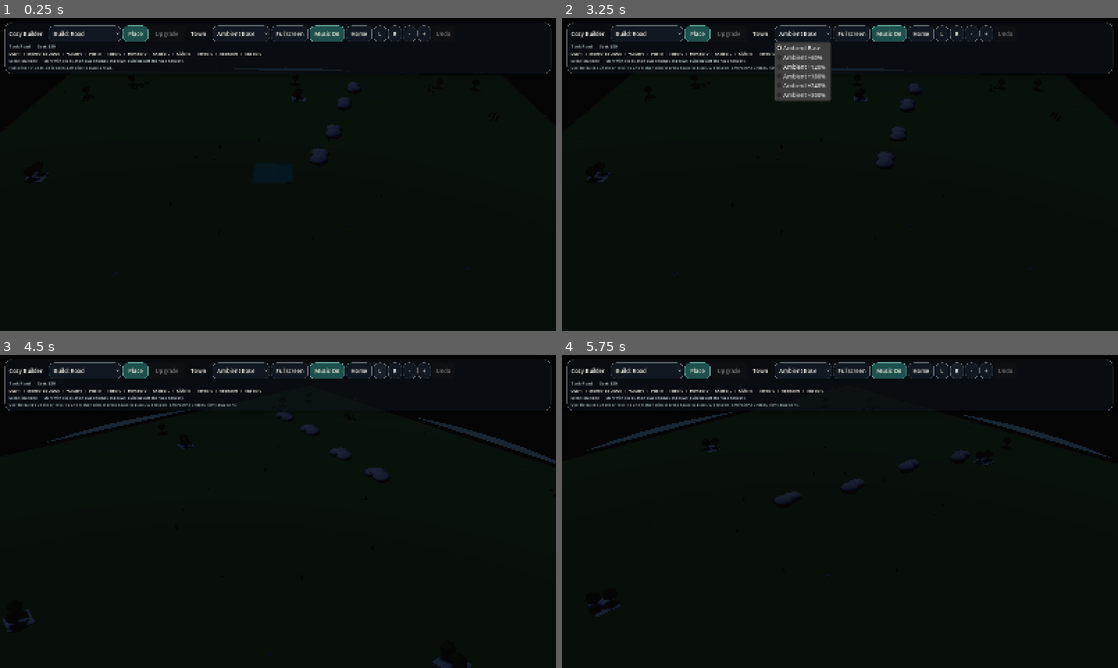
Above: before the commit, frames 1-4 (two rows, left to right).
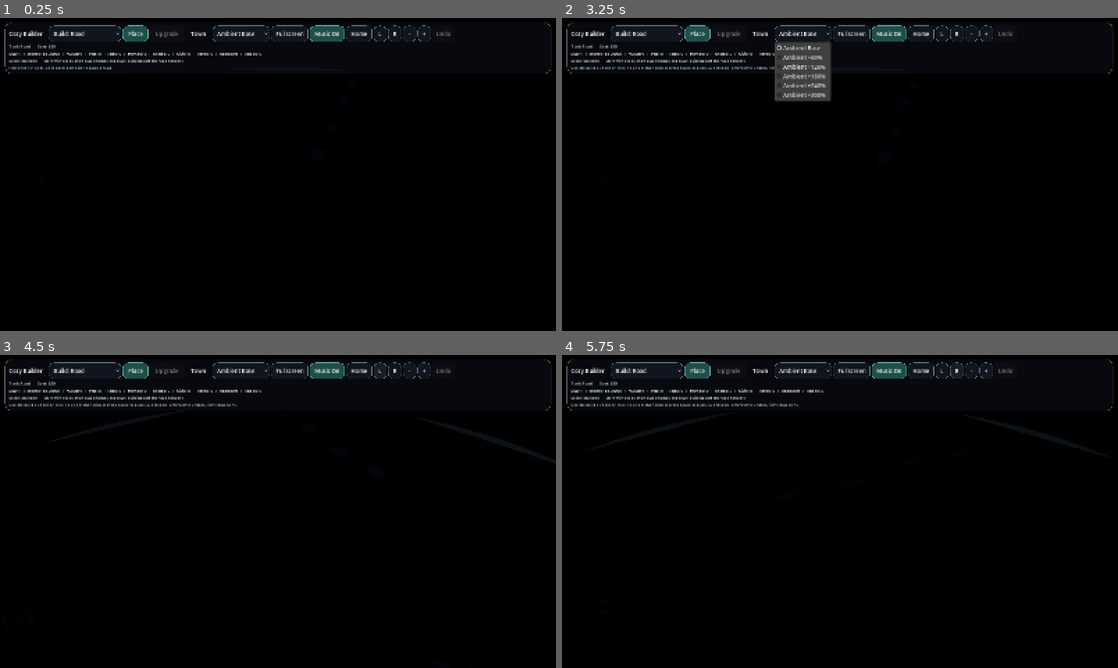
Above: after the commit, the same moments.

Repository: johnswaffles/my-backend-api
Game: Godot game, scene res://scenes/main_scene.tscn
Two runs of this game, one before a commit and one after it. Both use one fixed random seed, a clock stepped at 60 frames per second and the inputs below.
Inputs:
- Up to frame 1 (0.25 s): no input
- Up to frame 2 (3.25 s): click "Build: Road" at 0.5 s; click "Place" at 1.25 s; click "Town" at 2 s; click "Ambient Base" at 2.75 s
- Up to frame 3 (4.5 s): click "Home" at 3.5 s; click "L" at 4.25 s
- Up to frame 4 (5.75 s): click "R" at 5 s

The runs differ from the first frame. In frame 1, 0.8% of the frame differs, in the area x 4-99%, y 20-83%; in frame 2, 0.4%; in frame 3, 1.1%, in the area x 0-100%, y 17-100%; in frame 4, 1.1%.

Commit message:
Rebuild cozy night lighting around clear dark night

Diff:
--- a/cozy-builder-godot/scenes/Main.tscn
+++ b/cozy-builder-godot/scenes/Main.tscn
@@ -3,12 +3,12 @@
 [ext_resource type="Script" path="res://scripts/main.gd" id="1"]
 
 [sub_resource type="ProceduralSkyMaterial" id="1"]
-sky_top_color = Color(0.427451, 0.533333, 0.698039, 1)
-sky_horizon_color = Color(0.988235, 0.839216, 0.67451, 1)
-ground_bottom_color = Color(0.168627, 0.14902, 0.12549, 1)
-ground_horizon_color = Color(0.494118, 0.443137, 0.317647, 1)
-sun_angle_max = 11.0
-sun_curve = 0.22
+sky_top_color = Color(0.0196078, 0.027451, 0.0431373, 1)
+sky_horizon_color = Color(0.0509804, 0.0588235, 0.0784314, 1)
+ground_bottom_color = Color(0.00784314, 0.0117647, 0.0196078, 1)
+ground_horizon_color = Color(0.027451, 0.0313726, 0.0431373, 1)
+sun_angle_max = 6.0
+sun_curve = 0.12
 
 [sub_resource type="Sky" id="2"]
 sky_material = SubResource("1")
@@ -17,21 +17,21 @@
 background_mode = 2
 sky = SubResource("2")
 ambient_light_source = 3
-ambient_light_color = Color(0.878431, 0.780392, 0.643137, 1)
-ambient_light_energy = 0.3
+ambient_light_color = Color(0.133333, 0.156863, 0.196078, 1)
+ambient_light_energy = 0.012
 reflected_light_source = 1
 tonemap_mode = 2
 glow_enabled = true
-glow_bloom = 0.02
-glow_intensity = 0.04
-fog_enabled = true
-fog_light_color = Color(0.952941, 0.760784, 0.556863, 1)
-fog_light_energy = 0.06
-fog_density = 0.0024
+glow_bloom = 0.0
+glow_intensity = 0.0
+fog_enabled = false
+fog_light_color = Color(0.0901961, 0.109804, 0.141176, 1)
+fog_light_energy = 0.0
+fog_density = 0.0
 adjustment_enabled = true
-adjustment_brightness = 0.9
-adjustment_contrast = 1.12
-adjustment_saturation = 1.05
+adjustment_brightness = 0.72
+adjustment_contrast = 1.0
+adjustment_saturation = 0.96
 
 [node name="Main" type="Node3D"]
 script = ExtResource("1")
@@ -41,14 +41,14 @@
 
 [node name="Sun" type="DirectionalLight3D" parent="."]
 rotation_degrees = Vector3(-52, 20, 0)
-light_color = Color(1, 0.815686, 0.584314, 1)
-light_energy = 1.16
+light_color = Color(0.572549, 0.666667, 0.823529, 1)
+light_energy = 0.018
 shadow_enabled = true
 
 [node name="FillLight" type="DirectionalLight3D" parent="."]
 rotation_degrees = Vector3(-18, -124, 0)
-light_color = Color(0.356863, 0.45098, 0.603922, 1)
-light_energy = 0.12
+light_color = Color(0.172549, 0.2, 0.313726, 1)
+light_energy = 0.004
 shadow_enabled = false
 
 [node name="GridRoot" type="Node3D" parent="."]
--- a/cozy-builder-godot/scenes/lighting_controller.tscn
+++ b/cozy-builder-godot/scenes/lighting_controller.tscn
@@ -3,12 +3,12 @@
 [ext_resource type="Script" path="res://scripts/lighting_controller.gd" id="1"]
 
 [sub_resource type="ProceduralSkyMaterial" id="1"]
-sky_top_color = Color(0.0235294, 0.0313726, 0.0588235, 1)
-sky_horizon_color = Color(0.164706, 0.117647, 0.137255, 1)
-ground_bottom_color = Color(0.0117647, 0.0156863, 0.027451, 1)
-ground_horizon_color = Color(0.0588235, 0.0509804, 0.0823529, 1)
-sun_angle_max = 8.0
-sun_curve = 0.14
+sky_top_color = Color(0.0196078, 0.027451, 0.0431373, 1)
+sky_horizon_color = Color(0.0509804, 0.0588235, 0.0784314, 1)
+ground_bottom_color = Color(0.00784314, 0.0117647, 0.0196078, 1)
+ground_horizon_color = Color(0.027451, 0.0313726, 0.0431373, 1)
+sun_angle_max = 6.0
+sun_curve = 0.12
 
 [sub_resource type="Sky" id="2"]
 sky_material = SubResource("1")
@@ -17,21 +17,21 @@
 background_mode = 2
 sky = SubResource("2")
 ambient_light_source = 3
-ambient_light_color = Color(0.0745098, 0.0862745, 0.117647, 1)
-ambient_light_energy = 0.024
+ambient_light_color = Color(0.133333, 0.156863, 0.196078, 1)
+ambient_light_energy = 0.012
 reflected_light_source = 1
 tonemap_mode = 2
 glow_enabled = true
 glow_bloom = 0.0
 glow_intensity = 0.0
 fog_enabled = false
-fog_light_color = Color(0.282353, 0.223529, 0.231373, 1)
+fog_light_color = Color(0.0901961, 0.109804, 0.141176, 1)
 fog_light_energy = 0.0
 fog_density = 0.0
 adjustment_enabled = true
-adjustment_brightness = 0.86
-adjustment_contrast = 0.95
-adjustment_saturation = 0.98
+adjustment_brightness = 0.72
+adjustment_contrast = 1.0
+adjustment_saturation = 0.96
 
 [node name="LightingController" type="Node3D"]
 script = ExtResource("1")
@@ -41,8 +41,8 @@
 
 [node name="Sun" type="DirectionalLight3D" parent="."]
 rotation_degrees = Vector3(-68, -32, 0)
-light_color = Color(0.560784, 0.65098, 0.839216, 1)
-light_energy = 0.05
+light_color = Color(0.572549, 0.666667, 0.823529, 1)
+light_energy = 0.018
 shadow_enabled = true
 directional_shadow_mode = 2
 directional_shadow_max_distance = 180.0
@@ -53,6 +53,6 @@
 
 [node name="FillLight" type="DirectionalLight3D" parent="."]
 rotation_degrees = Vector3(-18, 136, 0)
-light_color = Color(0.235294, 0.313726, 0.505882, 1)
-light_energy = 0.005
+light_color = Color(0.172549, 0.2, 0.313726, 1)
+light_energy = 0.004
 shadow_enabled = false
--- a/cozy-builder-godot/scripts/building_system.gd
+++ b/cozy-builder-godot/scripts/building_system.gd
@@ -3107,32 +3107,32 @@
 	var sky_horizon: Color = Color(0.06, 0.06, 0.08).lerp(Color(0.12, 0.1, 0.09), town_strength * 0.12)
 	if world_environment and world_environment.environment:
 		var env: Environment = world_environment.environment
-		env.background_mode = Environment.BG_COLOR
-		env.background_color = sky_top.lerp(sky_horizon, 0.24)
-		env.ambient_light_color = sky_top.lerp(Color(0.72, 0.7, 0.68), 0.05)
-		env.ambient_light_energy = (0.048 + town_strength * 0.018) * _ambient_light_scale
+		env.background_mode = Environment.BG_SKY
+		env.background_color = sky_top.lerp(sky_horizon, 0.05)
+		env.ambient_light_color = sky_top.lerp(Color(0.2, 0.24, 0.3), 0.04)
+		env.ambient_light_energy = (0.012 + town_strength * 0.002) * _ambient_light_scale
 		env.fog_enabled = false
 		env.fog_density = 0.0
-		env.glow_bloom = 0.005 + town_strength * 0.005
-		env.glow_intensity = 0.01 + town_strength * 0.01
+		env.glow_bloom = 0.0
+		env.glow_intensity = 0.0
 		env.adjustment_enabled = true
-		env.adjustment_brightness = 1.0 + maxf(0.0, _ambient_light_scale - 1.0) * 0.45
-		env.adjustment_contrast = 0.98 + night_strength * 0.015
-		env.adjustment_saturation = 1.04
+		env.adjustment_brightness = 0.72 + maxf(0.0, _ambient_light_scale - 1.0) * 0.16
+		env.adjustment_contrast = 1.0 + night_strength * 0.02
+		env.adjustment_saturation = 0.96
 	if sun:
-		sun.light_color = Color(0.55, 0.63, 0.82).lerp(Color(0.82, 0.74, 0.66), town_strength * 0.2)
-		sun.light_energy = 0.16 + town_strength * 0.06
+		sun.light_color = Color(0.58, 0.66, 0.82).lerp(Color(0.68, 0.66, 0.7), town_strength * 0.04)
+		sun.light_energy = 0.018 + town_strength * 0.004
 		sun.rotation_degrees = Vector3(-62.0, -30.0, 0.0)
-		sun.shadow_blur = 1.0
+		sun.shadow_blur = 1.05
 	if fill_light:
-		fill_light.light_color = Color(0.26, 0.34, 0.54).lerp(Color(0.8, 0.75, 0.7), town_strength * 0.1)
-		fill_light.light_energy = 0.02 + town_strength * 0.01
+		fill_light.light_color = Color(0.17, 0.2, 0.31).lerp(Color(0.35, 0.34, 0.36), town_strength * 0.03)
+		fill_light.light_energy = 0.004 + town_strength * 0.001
 
 	for band in _window_bands:
 		if is_instance_valid(band):
 			var material := band.material_override as StandardMaterial3D
 			if material:
-				material.emission_energy_multiplier = 0.14 + town_strength * 0.05 + night_strength * 0.03
+				material.emission_energy_multiplier = 0.1 + town_strength * 0.03 + night_strength * 0.08
 
 
 func _spawn_road_tile(world_position: Vector3, preview: bool) -> Node3D:
--- a/cozy-builder-godot/scripts/lighting_controller.gd
+++ b/cozy-builder-godot/scripts/lighting_controller.gd
@@ -9,33 +9,33 @@
 	var cycle := fmod(float(day - 1) + simulation_clock / 7.5, 6.0) / 6.0
 	var moon_wave := sin(cycle * TAU)
 	var town_strength: float = clampf(town_light_level, 0.0, 1.0)
-	var night_strength: float = clampf(1.0 - town_strength * 0.04 + moon_wave * 0.008, 0.4, 1.0)
-	var sky_top: Color = Color(0.045, 0.05, 0.065).lerp(Color(0.05, 0.055, 0.07), town_strength * 0.05)
-	var sky_horizon: Color = Color(0.05, 0.05, 0.06).lerp(Color(0.08, 0.07, 0.065), town_strength * 0.04)
+	var night_strength: float = clampf(1.0 - town_strength * 0.02 + moon_wave * 0.004, 0.55, 1.0)
+	var sky_top: Color = Color(0.018, 0.024, 0.039).lerp(Color(0.028, 0.034, 0.052), town_strength * 0.03)
+	var sky_horizon: Color = Color(0.02, 0.026, 0.042).lerp(Color(0.05, 0.055, 0.07), town_strength * 0.02)
 	if world_environment and world_environment.environment:
 		var env: Environment = world_environment.environment
 		env.background_mode = Environment.BG_SKY
-		env.background_color = sky_top.lerp(sky_horizon, 0.08)
-		env.ambient_light_color = sky_top.lerp(Color(0.56, 0.56, 0.56), 0.02)
-		env.ambient_light_energy = (0.024 + town_strength * 0.006) * ambient_light_scale
+		env.background_color = sky_top.lerp(sky_horizon, 0.05)
+		env.ambient_light_color = sky_top.lerp(Color(0.2, 0.24, 0.3), 0.04)
+		env.ambient_light_energy = (0.012 + town_strength * 0.002) * ambient_light_scale
 		env.fog_enabled = false
 		env.fog_density = 0.0
 		env.glow_bloom = 0.0
 		env.glow_intensity = 0.0
 		env.adjustment_enabled = true
-		env.adjustment_brightness = 0.86 + maxf(0.0, ambient_light_scale - 1.0) * 0.45
-		env.adjustment_contrast = 0.95 + night_strength * 0.01
-		env.adjustment_saturation = 0.98
+		env.adjustment_brightness = 0.72 + maxf(0.0, ambient_light_scale - 1.0) * 0.16
+		env.adjustment_contrast = 1.0 + night_strength * 0.02
+		env.adjustment_saturation = 0.96
 	if sun:
-		sun.light_color = Color(0.55, 0.63, 0.82).lerp(Color(0.7, 0.66, 0.64), town_strength * 0.08)
-		sun.light_energy = 0.05 + town_strength * 0.01
+		sun.light_color = Color(0.58, 0.66, 0.82).lerp(Color(0.68, 0.66, 0.7), town_strength * 0.04)
+		sun.light_energy = 0.018 + town_strength * 0.004
 		sun.rotation_degrees = Vector3(-62.0, -30.0, 0.0)
-		sun.shadow_blur = 1.0
+		sun.shadow_blur = 1.05
 	if fill_light:
-		fill_light.light_color = Color(0.26, 0.34, 0.54).lerp(Color(0.6, 0.58, 0.56), town_strength * 0.05)
-		fill_light.light_energy = 0.005 + town_strength * 0.002
+		fill_light.light_color = Color(0.17, 0.2, 0.31).lerp(Color(0.35, 0.34, 0.36), town_strength * 0.03)
+		fill_light.light_energy = 0.004 + town_strength * 0.001
 	for band in window_bands:
 		if is_instance_valid(band):
 			var material := band.material_override as StandardMaterial3D
 			if material:
-				material.emission_energy_multiplier = 0.14 + town_strength * 0.05 + night_strength * 0.03
+				material.emission_energy_multiplier = 0.1 + town_strength * 0.03 + night_strength * 0.08
--- a/cozy-builder-godot/scripts/main.gd
+++ b/cozy-builder-godot/scripts/main.gd
@@ -1619,32 +1619,38 @@
 func _update_day_night_visuals() -> void:
 	var cycle := fmod(float(_day - 1) + _simulation_clock / 7.5, 6.0) / 6.0
 	var sun_wave := sin(cycle * TAU)
-	var warm_strength: float = clampf(0.52 + sun_wave * 0.34, 0.18, 0.92)
-	var sky_top: Color = Color(0.18, 0.29, 0.44).lerp(Color(0.88, 0.56, 0.3), warm_strength * 0.74)
-	var sky_horizon: Color = Color(0.63, 0.73, 0.8).lerp(Color(0.97, 0.77, 0.5), warm_strength * 0.8)
+	var warm_strength: float = clampf(0.18 + sun_wave * 0.06, 0.08, 0.26)
+	var sky_top: Color = Color(0.02, 0.027, 0.043).lerp(Color(0.03, 0.035, 0.052), warm_strength * 0.4)
+	var sky_horizon: Color = Color(0.025, 0.031, 0.046).lerp(Color(0.05, 0.056, 0.07), warm_strength * 0.35)
 	if world_environment and world_environment.environment:
 		var env: Environment = world_environment.environment
-		env.background_mode = Environment.BG_COLOR
-		env.background_color = sky_horizon
-		env.ambient_light_color = sky_top.lerp(Color(1.0, 0.92, 0.82), 0.38)
-		env.ambient_light_energy = 0.42 + warm_strength * 0.24
-		env.fog_enabled = true
+		env.background_mode = Environment.BG_SKY
+		env.background_color = sky_top.lerp(sky_horizon, 0.05)
+		env.ambient_light_color = sky_top.lerp(Color(0.2, 0.24, 0.3), 0.04)
+		env.ambient_light_energy = 0.012 + warm_strength * 0.004
+		env.fog_enabled = false
 		env.fog_light_color = sky_horizon
-		env.fog_light_energy = 0.28 + warm_strength * 0.18
-		env.fog_density = 0.003
+		env.fog_light_energy = 0.0
+		env.fog_density = 0.0
+		env.glow_bloom = 0.0
+		env.glow_intensity = 0.0
+		env.adjustment_enabled = true
+		env.adjustment_brightness = 0.72
+		env.adjustment_contrast = 1.0
+		env.adjustment_saturation = 0.96
 	if sun:
-		sun.light_color = Color(1.0, 0.84, 0.66).lerp(Color(1.0, 0.66, 0.42), warm_strength * 0.7)
-		sun.light_energy = 0.74 + warm_strength * 0.68
-		sun.rotation_degrees = Vector3(-48.0 - warm_strength * 18.0, -32.0, 0.0)
+		sun.light_color = Color(0.58, 0.66, 0.82).lerp(Color(0.68, 0.66, 0.7), warm_strength * 0.12)
+		sun.light_energy = 0.018 + warm_strength * 0.004
+		sun.rotation_degrees = Vector3(-62.0, -30.0, 0.0)
 	if fill_light:
-		fill_light.light_color = Color(0.78, 0.88, 1.0).lerp(Color(1.0, 0.78, 0.58), warm_strength * 0.5)
-		fill_light.light_energy = 0.2 + warm_strength * 0.22
+		fill_light.light_color = Color(0.17, 0.2, 0.31).lerp(Color(0.35, 0.34, 0.36), warm_strength * 0.08)
+		fill_light.light_energy = 0.004 + warm_strength * 0.001
 
 	for band in _window_bands:
 		if is_instance_valid(band):
 			var material := band.material_override as StandardMaterial3D
 			if material:
-				material.emission_energy_multiplier = 0.1 + (1.0 - warm_strength) * 0.75
+				material.emission_energy_multiplier = 0.1 + (1.0 - warm_strength) * 0.08
 
 
 func _spawn_road_tile(world_position: Vector3, preview: bool) -> Node3D:
Not shown, changed: public/godot-playtest/index.html
Not shown, changed: public/godot-playtest/index.pck
